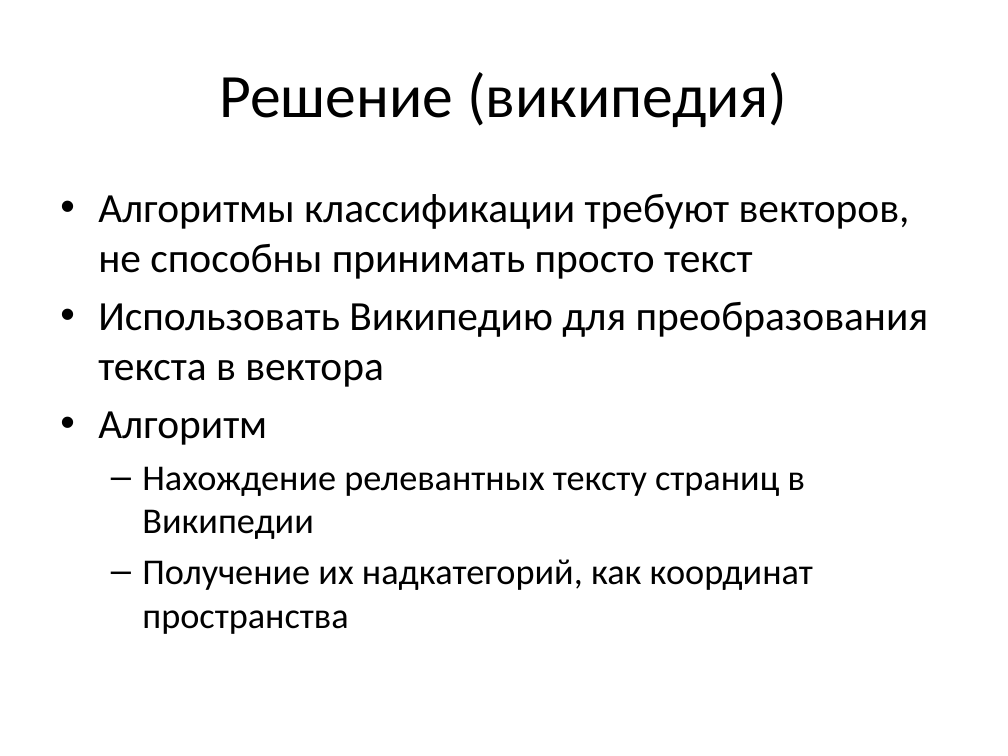
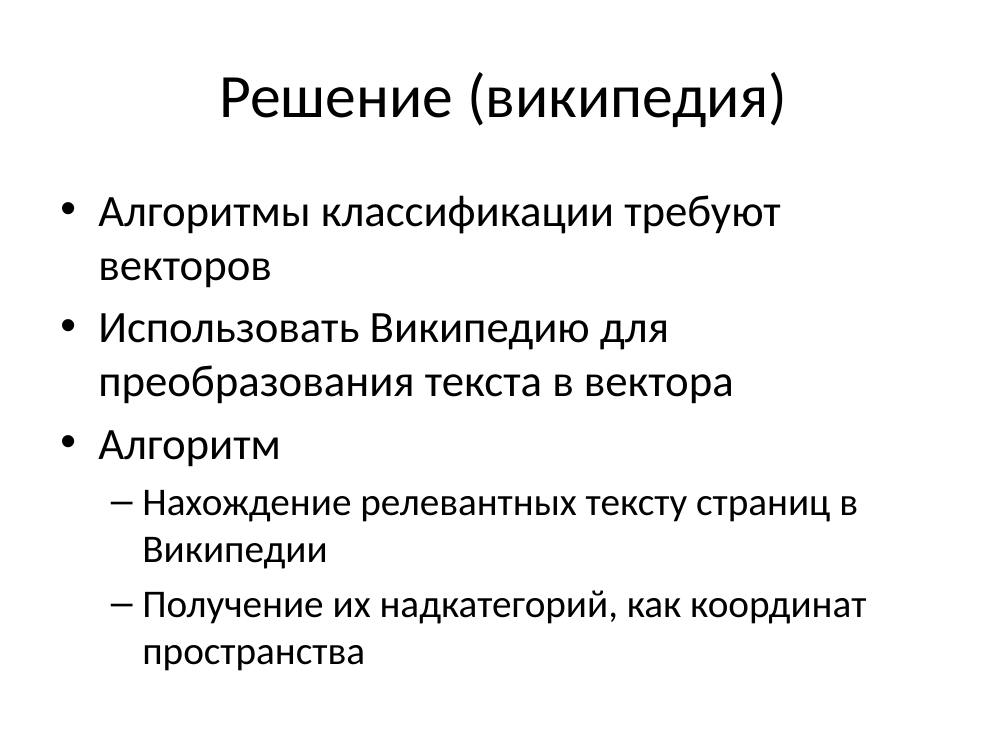
Before and after one commit to ttim/Diploma, a slide deck: slide 5 of docs/diploma.pptx. Drawn at 1008x756 pixels with LibreOffice and Linux fonts; fonts in the diff are those of the drawing. Boxes give left, top, right and bottom in pixels: in the first picture for what was removed or moved away, otherwise in the second. Text is boxed around its words. In the diff, an @@ line names an element or a change of style, - is before the commit and + after.

```diff
--- a/docs/diploma.pptx
+++ b/docs/diploma.pptx
@@ text at (x1=98, y1=195, x2=780, y2=288): text changed; size 29.6 to 32 pt @@
-• Алгоритмы классификации требуют векторов, не способны принимать просто текст
+• Алгоритмы классификации требуют векторов
@@ text at (x1=98, y1=313, x2=866, y2=671): size 29.6 to 32 pt in "Использовать Википедию для преобразования текста в вектора", "Алгоритм"; size 25.9 to 28 pt in "Нахождение релевантных тексту страниц в Википедии", "Получение их надкатегорий, как координат пространства" @@
```
Also in this commit, not shown: 1 other slide changed, 5 other files.
